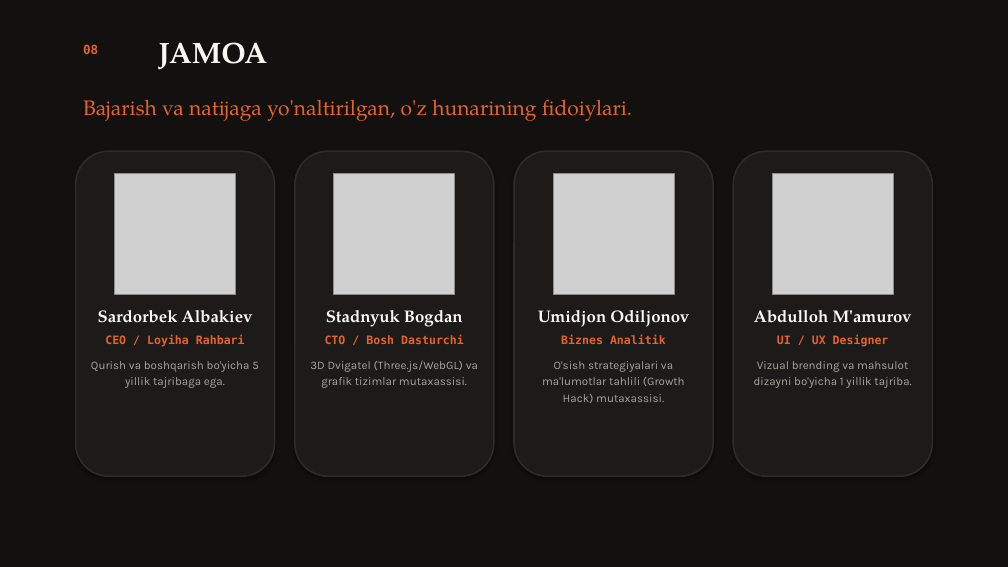
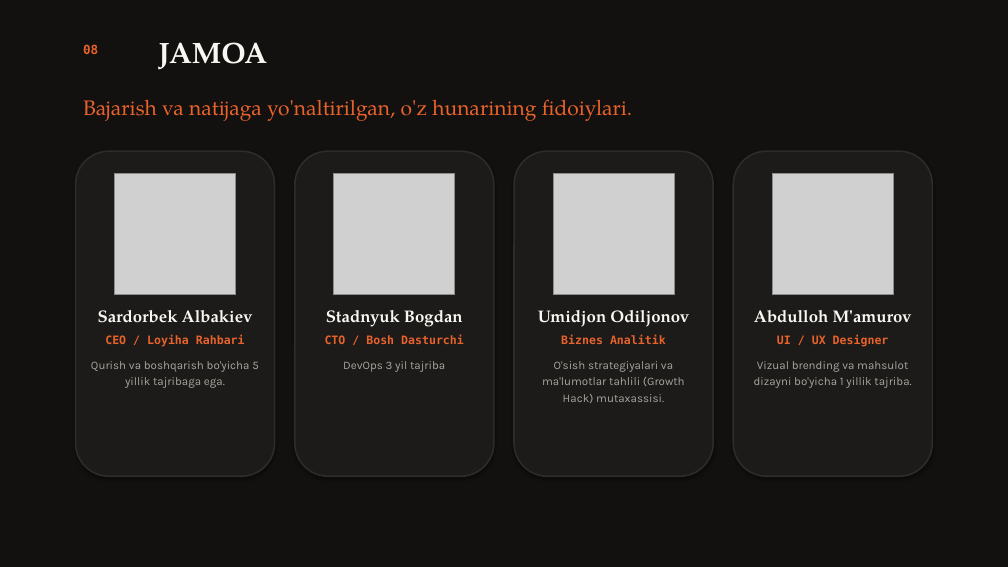
Before and after one commit to Sardorr555/BestCook, a slide deck: slide 7 of presentation/presentation_redesigned.pptx. Drawn at 1008x567 pixels with LibreOffice and Linux fonts; fonts in the diff are those of the drawing; grey boxes stand for pictures. Boxes give left, top, right and bottom in pixels: in the first picture for what was removed or moved away, otherwise in the second. Text is boxed around its words. In the diff, an @@ line names an element or a change of style, - is before the commit and + after.

Commit message:
new presenttaio

```diff
--- a/presentation/presentation_redesigned.pptx
+++ b/presentation/presentation_redesigned.pptx
@@ text at (343, 361, 445, 372): text changed @@
-3D Dvigatel (Three.js/WebGL) va grafik tizimlar mutaxassisi.
+DevOps 3 yil tajriba
```
